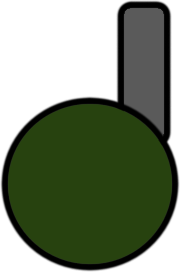
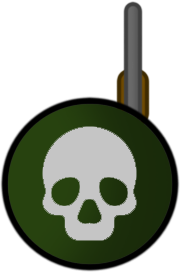
Layered file, before and after one edit (180 × 272). Changes by layer:
removed layer "Soldier" over [42, 96, 172, 264]
added layer "Color Fill 1" above "Layer 1" over [42, 0, 172, 264]
added layer "Layer 1" above "ShotgunnerDefault" over [42, 126, 137, 241]
renamed "Gun" to "ShotgunnerDefault", painted on it over [42, 0, 172, 264]
painted on "Background" over [114, 5, 167, 142]
